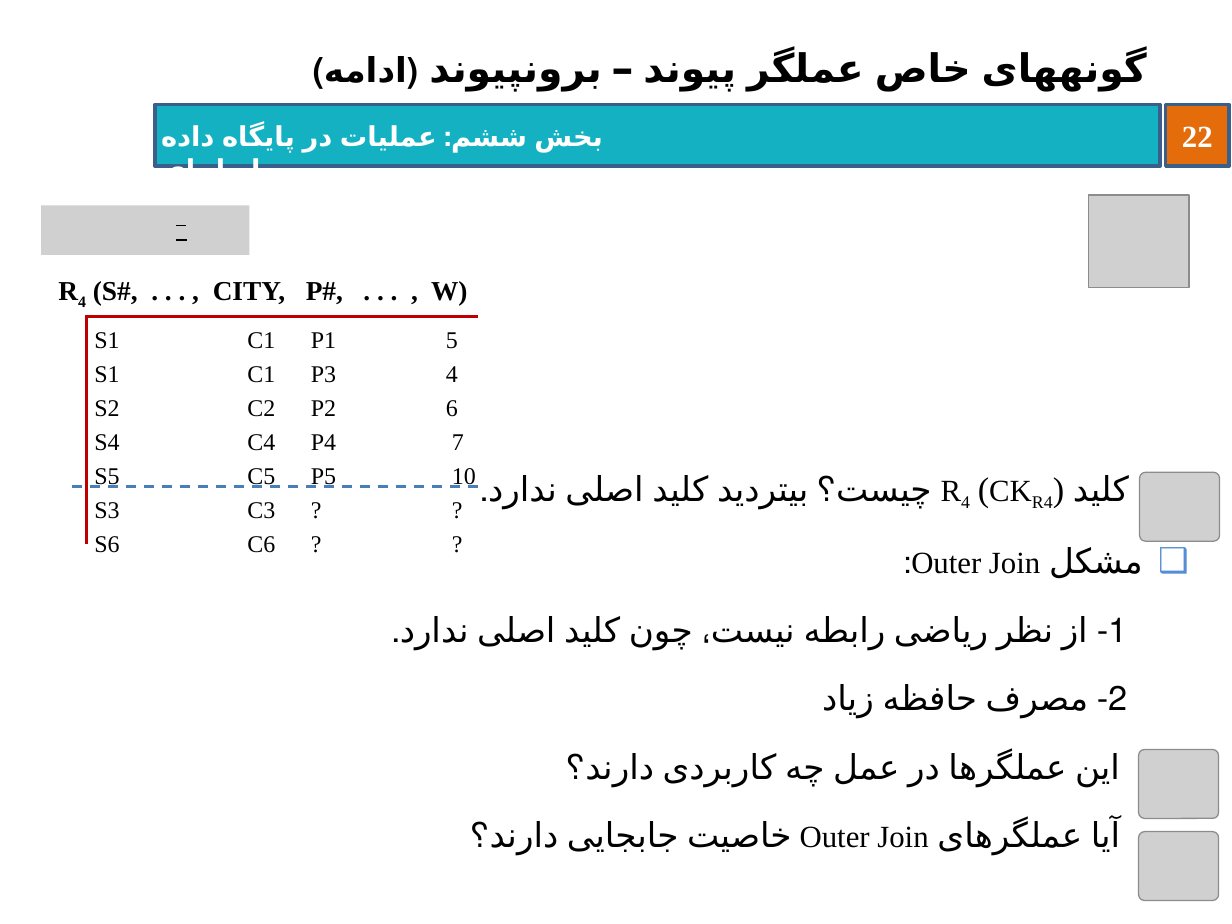
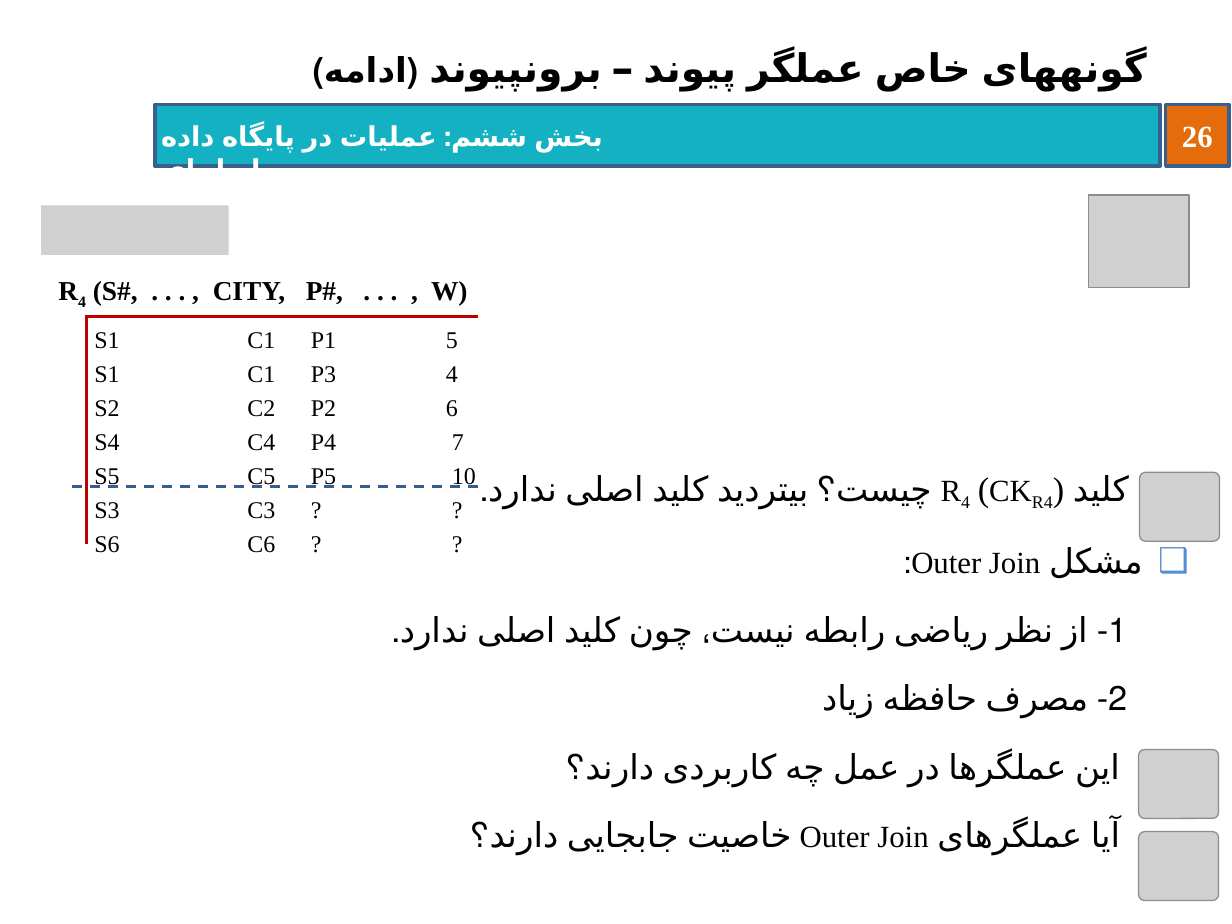
Before and after one commit to behnamhatami/DB-Slides, a slide deck: slide 26 of 6-DB-RDBOperations.pptx (slide 22 before the commit). Drawn at 1232x924 pixels with LibreOffice and Linux fonts; fonts in the diff are those of the drawing; grey boxes stand for pictures; background and template pictures are left out. Boxes give left, top, right and bottom in pixels: in the first picture for what was removed or moved away, otherwise in the second. Text is boxed around its words. In the diff, an @@ line names an element or a change of style, - is before the commit and + after.

```diff
--- a/6-DB-RDBOperations.pptx
+++ b/6-DB-RDBOperations.pptx
@@ page number at bbox=[1182, 126, 1213, 148]: text changed @@
-22
+26
@@ picture: place and size @@
-picture at bbox=[41, 206, 249, 255]
+picture at bbox=[41, 206, 228, 255]
@@ line removed from (176, 225) to (186, 225) @@
@@ line removed from (176, 240) to (186, 240) @@
@@ line (71, 487) - (479, 487): stroke #4B7EBC 1.5 pt dashed to #355D8D 1.5 pt dashed @@
```
Also in this commit, not shown: 17 other slides changed, 10 slides added, 1 slide removed.
